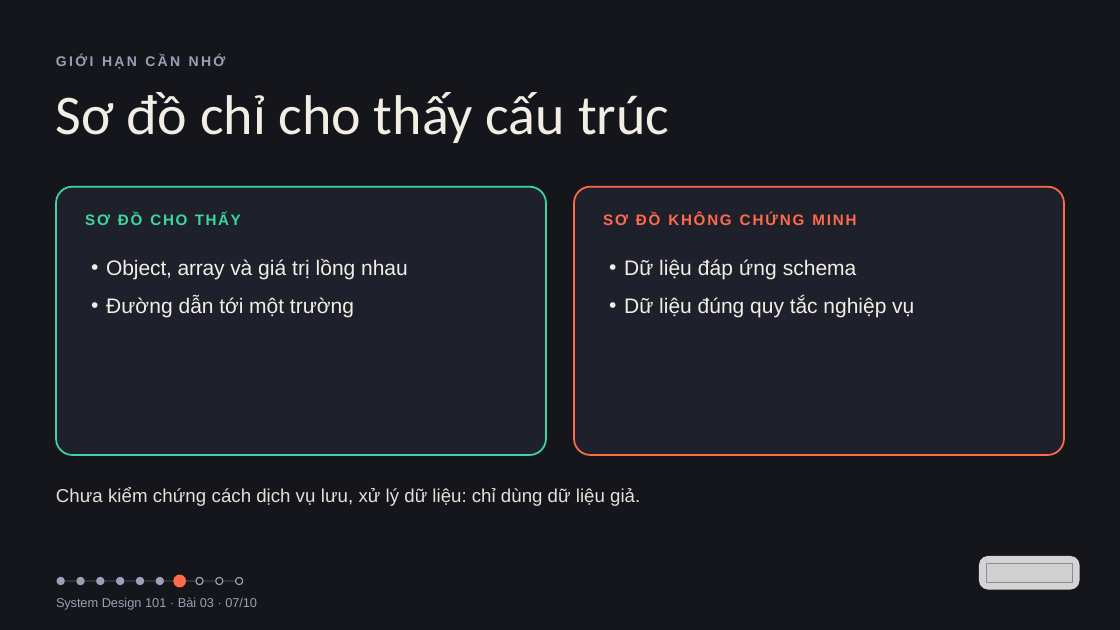
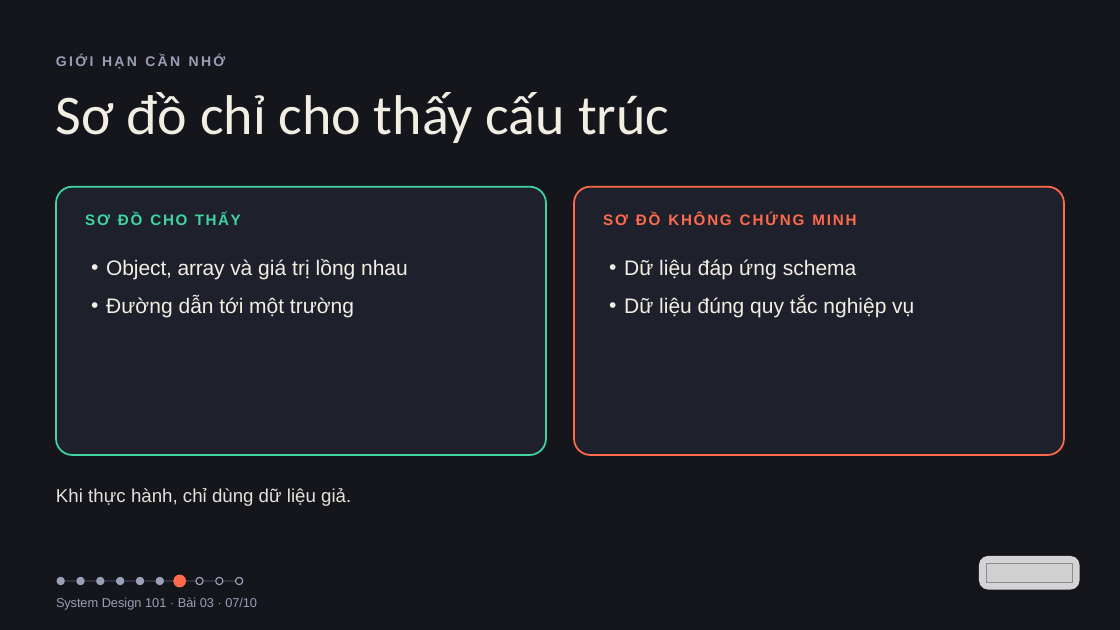
Before and after one commit to vohoailinh90/tool-marketing-studio, a slide deck: slide 7 of system-design-101/vi/lessons/sd-09-003/slides/sd-09-003.pptx. Drawn at 1120x630 pixels with LibreOffice and Linux fonts; fonts in the diff are those of the drawing; grey boxes stand for pictures. Boxes give left, top, right and bottom in pixels: in the first picture for what was removed or moved away, otherwise in the second. Text is boxed around its words. In the diff, an @@ line names an element or a change of style, - is before the commit and + after.

```diff
--- a/system-design-101/vi/lessons/sd-09-003/slides/sd-09-003.pptx
+++ b/system-design-101/vi/lessons/sd-09-003/slides/sd-09-003.pptx
@@ text at [56,488,351,506]: text changed @@
-Chưa kiểm chứng cách dịch vụ lưu, xử lý dữ liệu: chỉ dùng dữ liệu giả.
+Khi thực hành, chỉ dùng dữ liệu giả.
```
Also in this commit, not shown: 5 other slides changed, 4 other files.
